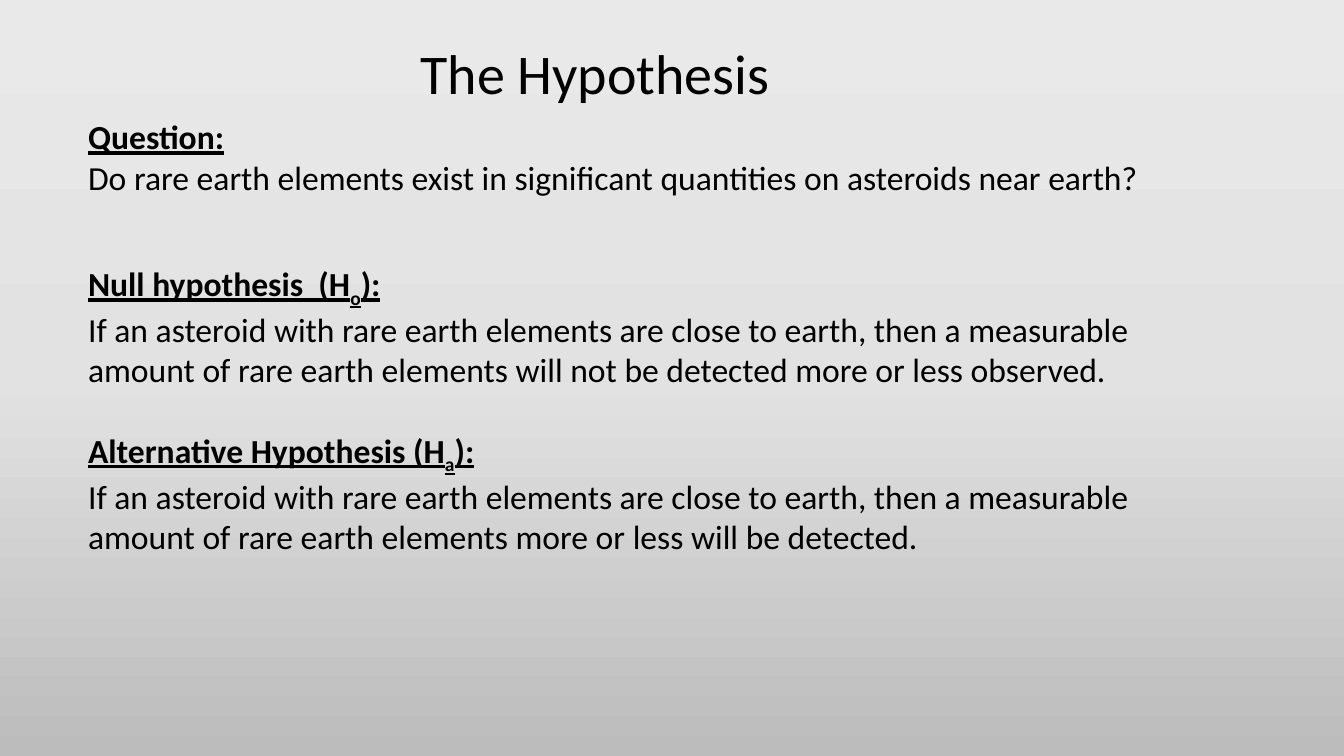
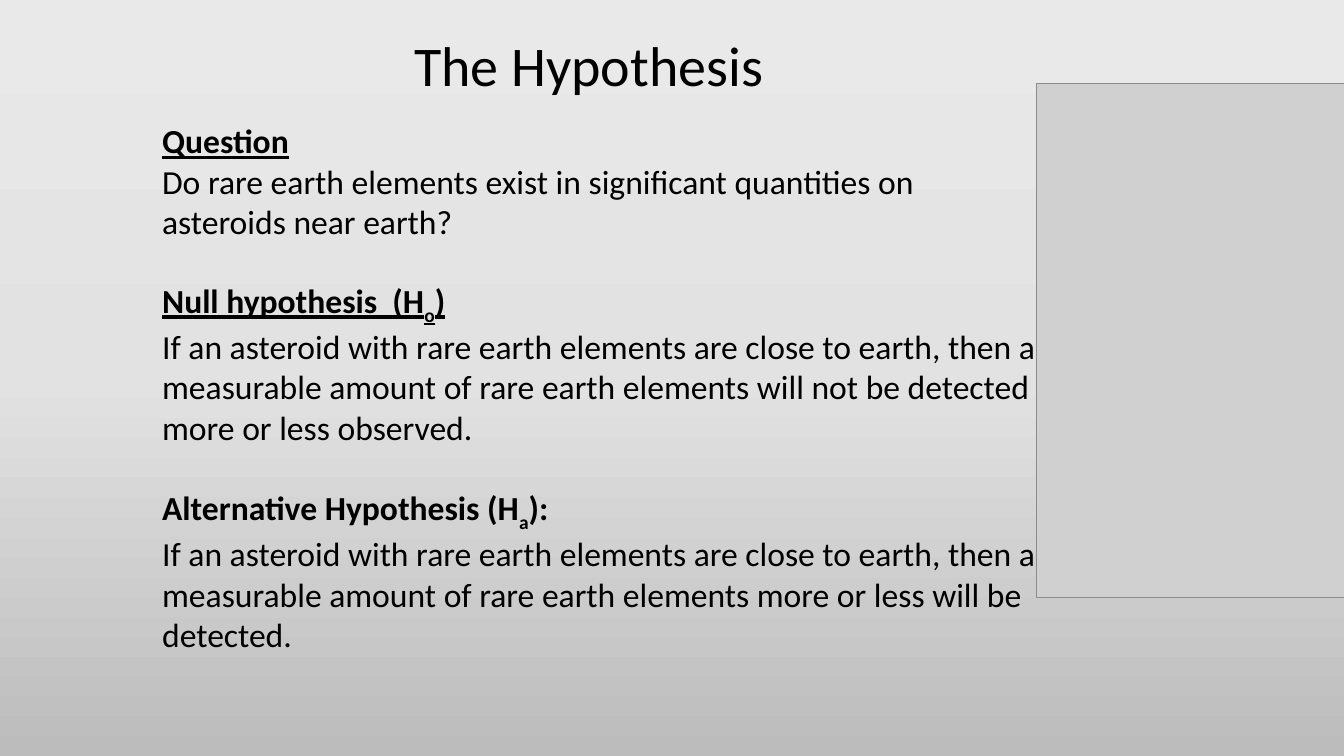
Before and after one commit to Efritch/asteroids_group_g, a slide deck: slide 4 of asteroid_analysisFinal.pptx. Drawn at 1344x756 pixels with LibreOffice and Linux fonts; fonts in the diff are those of the drawing; grey boxes stand for pictures. Boxes give left, top, right and bottom in pixels: in the first picture for what was removed or moved away, otherwise in the second. Text is boxed around its words. In the diff, an @@ line names an element or a change of style, - is before the commit and + after.

Commit message:
small changes

```diff
--- a/asteroid_analysisFinal.pptx
+++ b/asteroid_analysisFinal.pptx
@@ text "The Hypothesis": place and size @@
-text "The Hypothesis" at box(421, 55, 769, 103)
+text "The Hypothesis" at box(414, 47, 762, 95)
@@ picture added at box(1036, 84, 1344, 598) @@
@@ text "Question": place and size @@
-text "Question" at box(88, 125, 1137, 196)
+text "Question" at box(162, 129, 913, 235)
@@ text at box(162, 129, 289, 159): text changed @@
-Question:
+Question
@@ text "Null hypothesis (Ho)": place and size @@
-text "Null hypothesis (Ho)" at box(88, 272, 1128, 550)
+text "Null hypothesis (Ho)" at box(162, 289, 1035, 648)
@@ text at box(162, 289, 377, 319): text changed @@
-Null hypothesis (Ho):
+Null hypothesis (Ho)
@@ text at box(162, 496, 480, 526): underline off in "Alternative Hypothesis (Ha):" @@
```
Also in this commit, not shown: 2 other slides changed, 1 slide added.
